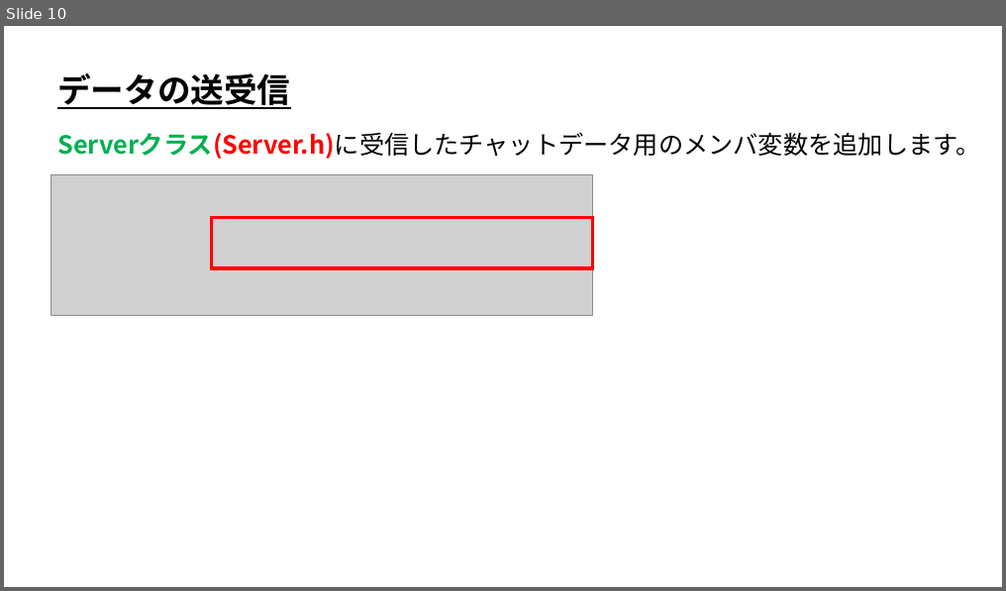
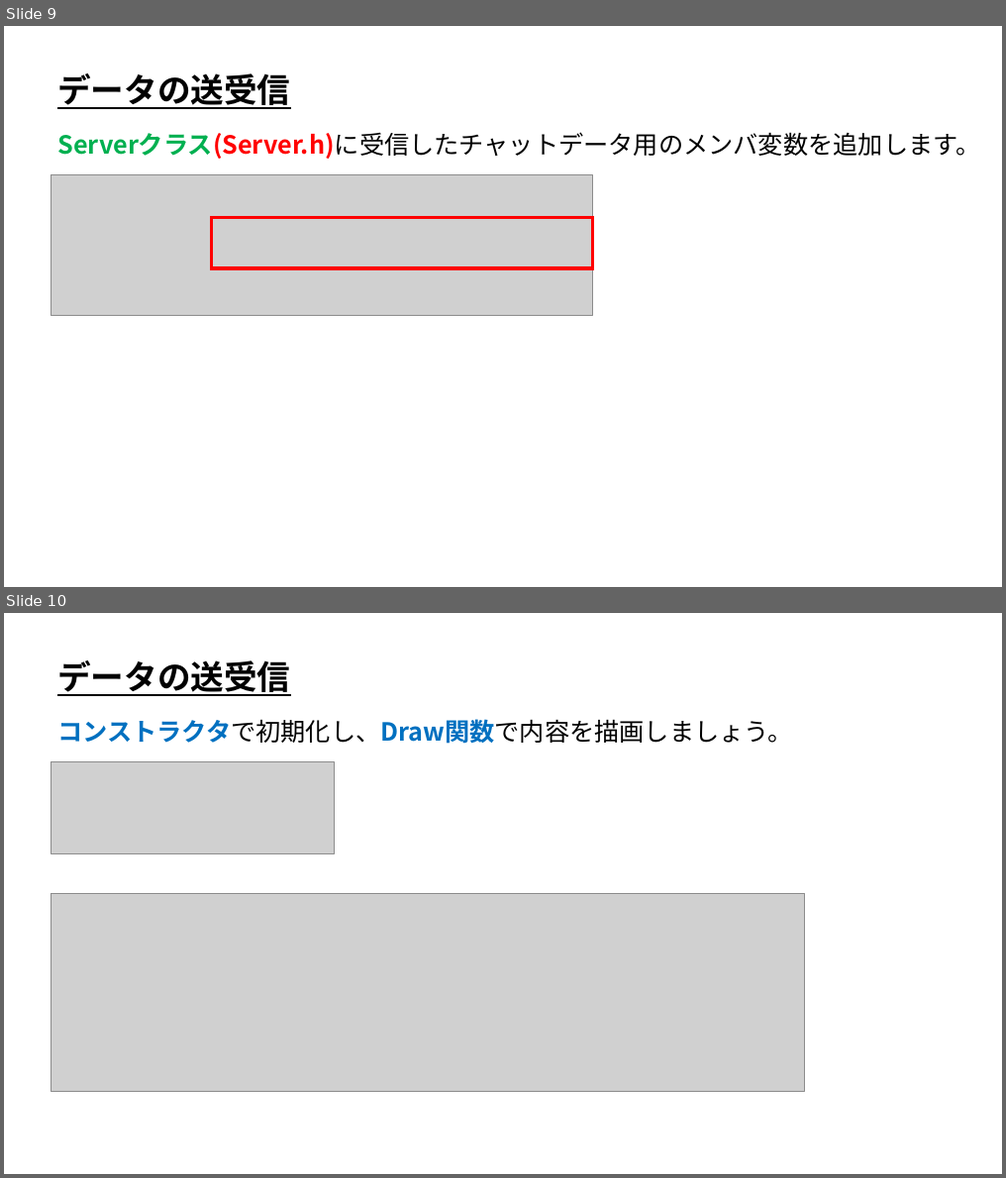
Before and after one commit to ArakiYusuke-Ohara/Textbook, a slide deck: ゲーム科3年/00_前期/オンラインゲームプログラミングⅠ/02_データの送受信.pptx. Shown one above the other, each under a label of ours: slide 10 before the commit, slides 9 and 10 after it. The pictures are 1006x591 and 1006x1178 pixels, drawn with LibreOffice and Linux fonts; fonts in the diff are those of the drawing; grey boxes stand for pictures. Boxes give left, top, right and bottom in pixels: in the first picture for what was removed or moved away, otherwise in the second. Text is boxed around its words. In the diff, an @@ line names an element or a change of style, - is before the commit and + after.

```diff
--- a/ゲーム科3年/00_前期/オンラインゲームプログラミングⅠ/02_データの送受信.pptx
+++ b/ゲーム科3年/00_前期/オンラインゲームプログラミングⅠ/02_データの送受信.pptx
@@ slide 10 added at (x1=4, y1=613, x2=1002, y2=1174), background #FFFFFF @@
@@ text added at (x1=57, y1=661, x2=290, y2=696), 32 pt, text #000000, bold, underline @@
+データの送受信
@@ text added at (x1=57, y1=719, x2=792, y2=744), 24 pt, text #000000 @@
+コンストラクタで初期化し、Draw関数で内容を描画しましょう。
@@ picture added at (x1=51, y1=761, x2=334, y2=854) @@
@@ picture added at (x1=51, y1=894, x2=804, y2=1092) @@
@@ what was slide 10 is now slide 9 @@
```
Also in this commit, not shown: 4 other slides added, 3 other files.
